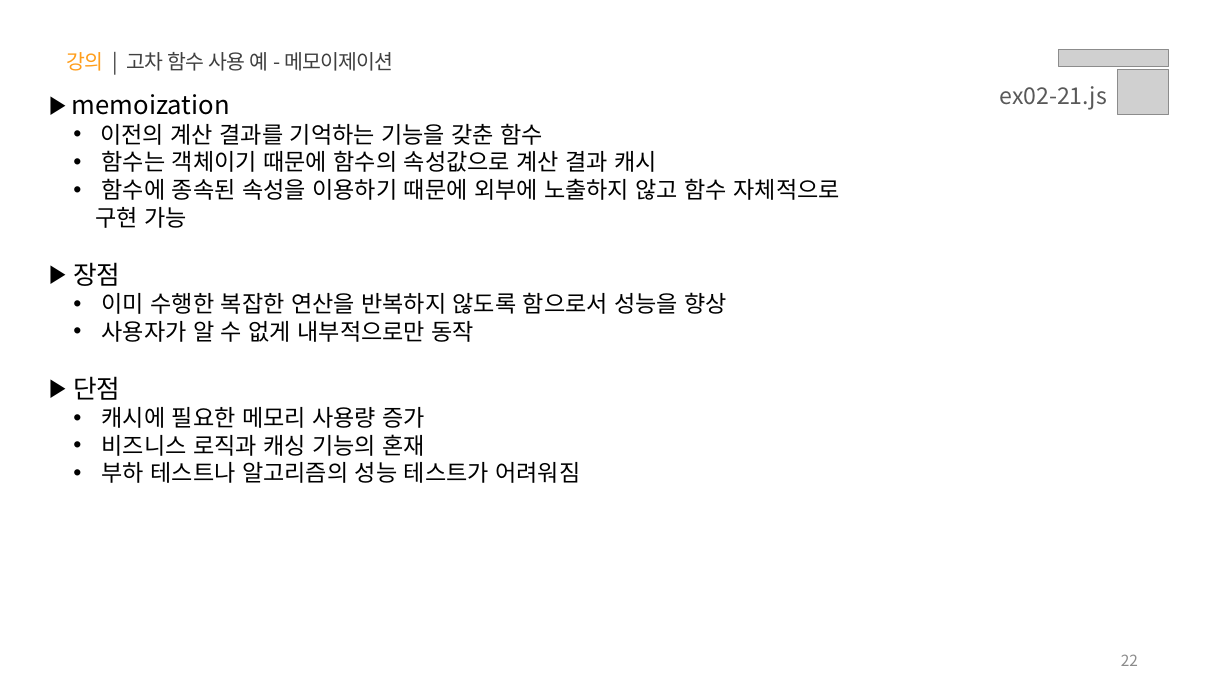
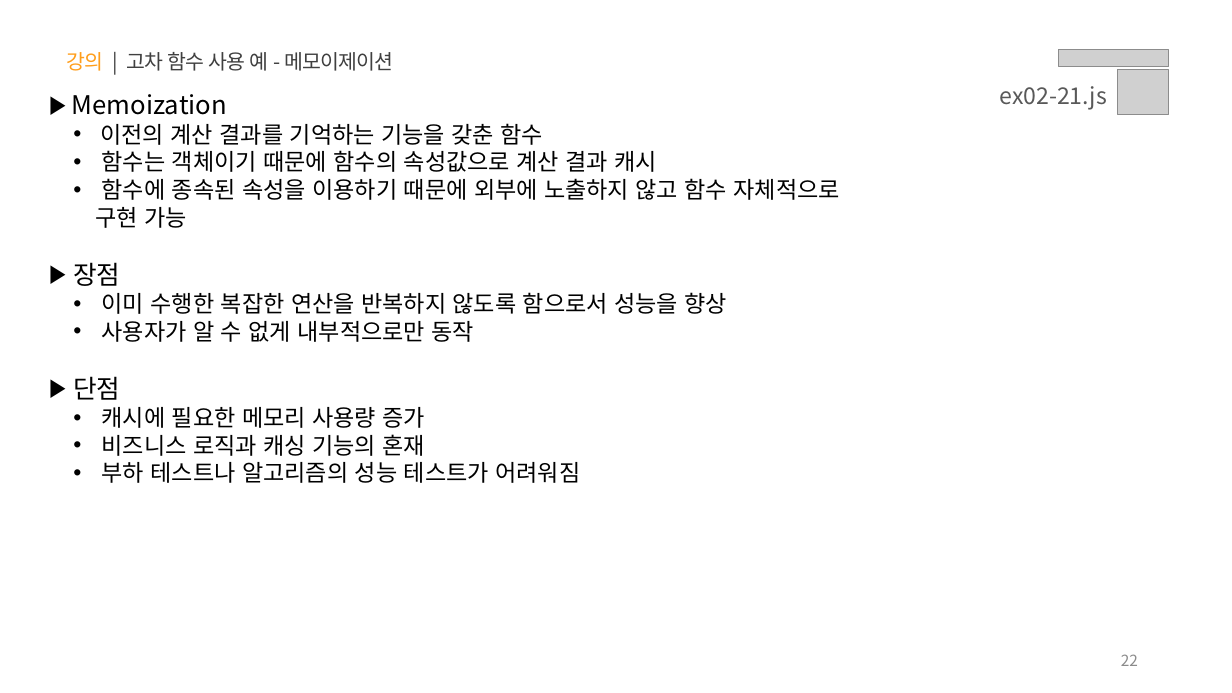
Before and after one commit to s-ja/lion_plus, a slide deck: slide 22 of PPT/02.자바스크립트 - 함수.pptx. Drawn at 1232x693 pixels with LibreOffice and Linux fonts; fonts in the diff are those of the drawing; grey boxes stand for pictures. Boxes give left, top, right and bottom in pixels: in the first picture for what was removed or moved away, otherwise in the second. Text is boxed around its words. In the diff, an @@ line names an element or a change of style, - is before the commit and + after.

```diff
--- a/PPT/02.자바스크립트 - 함수.pptx
+++ b/PPT/02.자바스크립트 - 함수.pptx
@@ text at <box>72,94,227,115</box>: text changed @@
-▶ memoization
+▶ Memoization
```
Also in this commit, not shown: 3 other slides changed, 18 other files.
